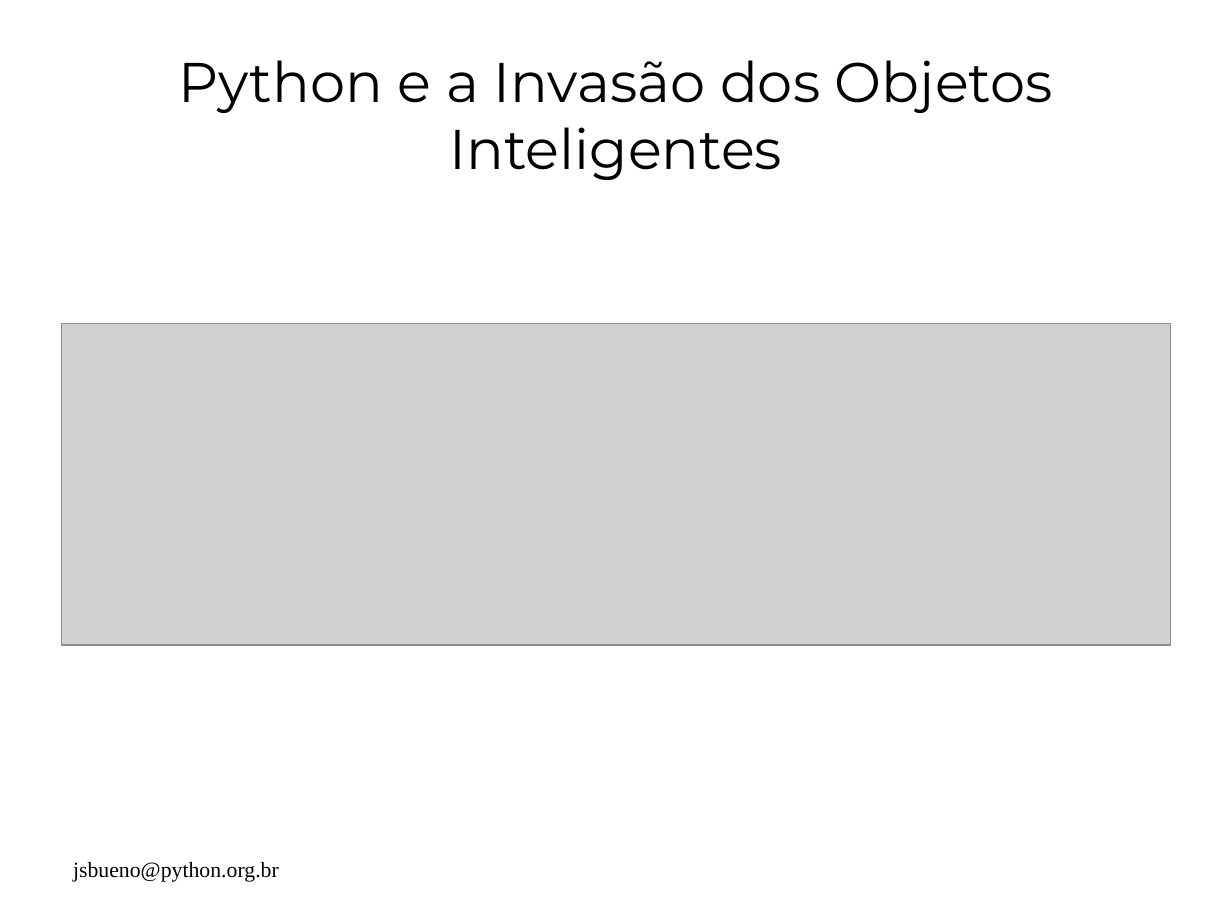
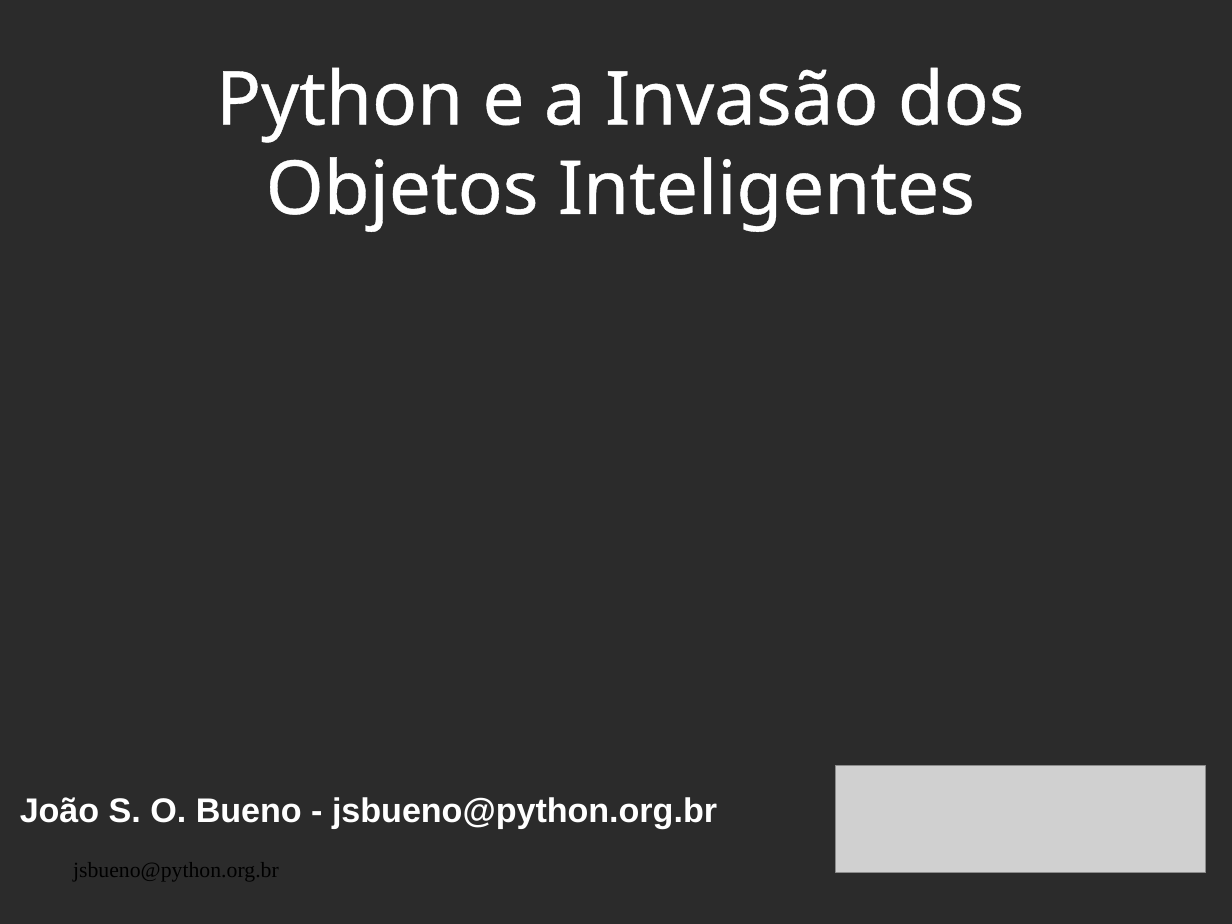
Before and after one commit to jsbueno/intelligent_objects, a slide deck: slide 1 of invasao_objetos_inteligentes.odp. Drawn at 1232x924 pixels with LibreOffice and Linux fonts; fonts in the diff are those of the drawing; grey boxes stand for pictures; background and template pictures are left out; a plain dark background stands for a picture behind light text. Boxes give left, top, right and bottom in pixels: in the first picture for what was removed or moved away, otherwise in the second. Text is boxed around its words. In the diff, an @@ line names an element or a change of style, - is before the commit and + after.

```diff
--- a/invasao_objetos_inteligentes.odp
+++ b/invasao_objetos_inteligentes.odp
@@ background #FFFFFF to picture (left out) @@
@@ title "Python e a Invasão dos ...": place and size @@
-title "Python e a Invasão dos ..." at bbox=[179, 60, 1053, 180]
+title "Python e a Invasão dos ..." at bbox=[216, 67, 1025, 232]
@@ title "Python e a Invasão dos ..." at bbox=[216, 67, 1025, 232]: size 36 to 48 pt, font Montserrat to Noto Sans, text colour #000000 to #FFFFFF, highlight #FFFFFF to none, letter outline none to #FFFFFF 0.75 pt @@
@@ picture: place and size @@
-picture at bbox=[61, 323, 1171, 645]
+picture at bbox=[836, 766, 1206, 873]
@@ text added at bbox=[20, 797, 717, 829], 22 pt, text #FFFFFF, bold @@
+João S. O. Bueno - jsbueno@python.org.br
```
Also in this commit, not shown: 12 other slides changed.
